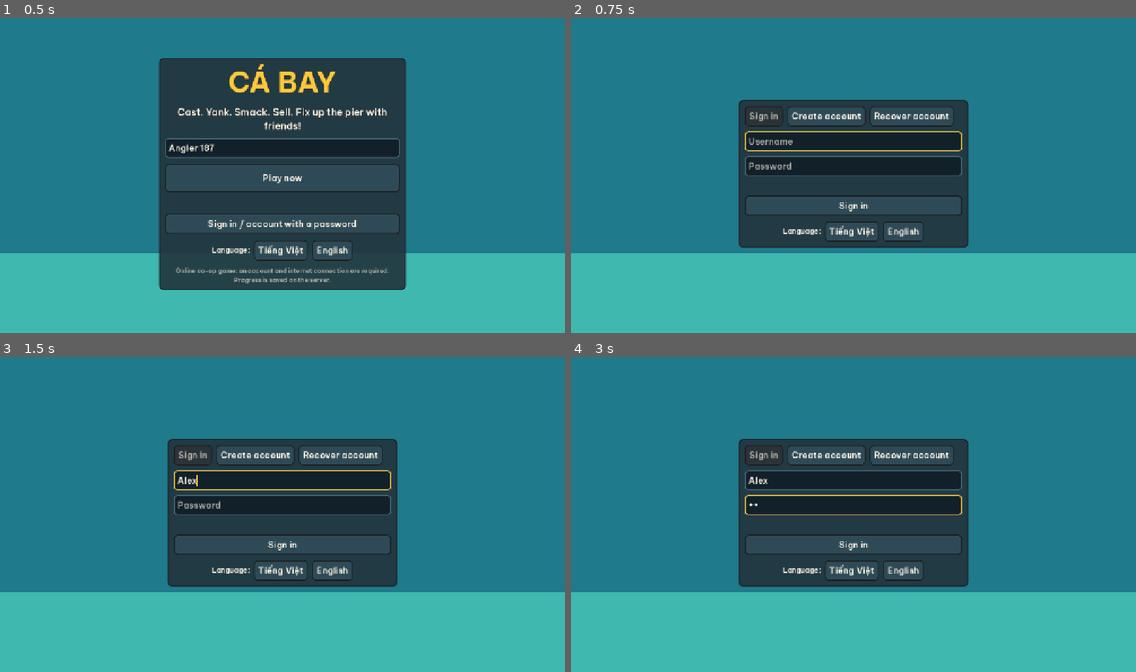
Above: before the commit, frames 1-4 (two rows, left to right).
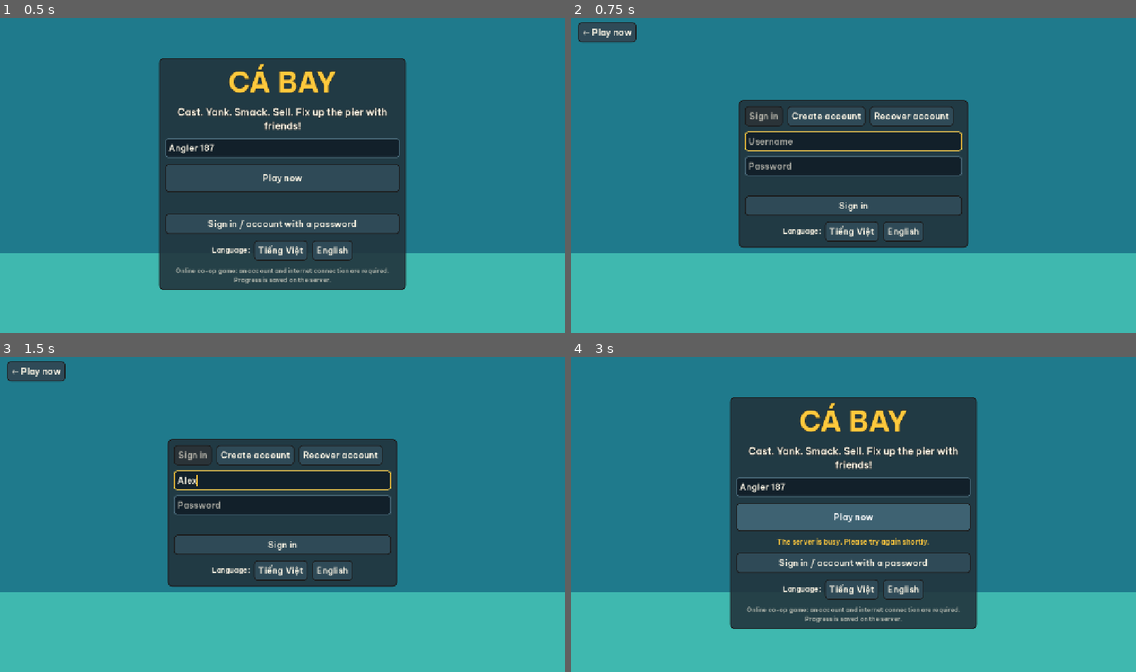
Above: after the commit, the same moments.

Repository: AnkhongphaiIT/AnkhongphaiIT
Game: Godot game, scene res://client/scenes/main.tscn
Same seed, same stepped clock (60 frames per second), same inputs: the game is played once before the commit and once after it.
Inputs (mouse positions are in pixels of both pictures, inside the frame that each line leads up to):
- Up to frame 1 (0.5 s): no input
- Up to frame 2 (0.75 s): click "Sign in / account with a pass…" at 0.5 s
- Up to frame 3 (1.5 s): click (282, 479) at 1.27 s; type "Alex" at 1.35 s
- Up to frame 4 (3 s): click (853, 505) at 1.5 s; type "12" at 1.58 s; click (604, 372) at 2 s, where only the run after the commit has a clickable "← Play now"; click (853, 517) at 2.75 s, where only the run after the commit has a clickable "Play now"

Frame 1 is identical in both runs. In frame 2, 0.6% of the frame differs, in the area x 1-12%, y 1-8%; in frame 3, 0.6%; in frame 4, 23%, in the area x 28-72%, y 12-87%.

Commit message:
Chơi ngay: nhãn nút 'Đặt mật khẩu' cho tài khoản khách, nút '← Chơi ngay' ở màn đăng nhập (không xê dịch khung giữa); E2E guest_upgrade PASS; coop2/save01_cross PASS; ghi P-041, TEST_RESULTS, runbook
Co-Authored-By: Claude Opus 5.5 <noreply@anthropic.com>
Claude-Session: https://claude.ai/code/session_01DfV78gi66j2Bw7DkNYuR7b

Diff:
--- a/ca-bay/client/scripts/ui/client_app.gd
+++ b/ca-bay/client/scripts/ui/client_app.gd
@@ -208,6 +208,10 @@
 	var p := UIKit.panel(v)
 	p.custom_minimum_size = Vector2(520, 0)
 	_set_screen("auth", p)
+	# lỡ bấm vào đăng nhập: quay lại "Chơi ngay" (nút góc trên trái, không đẩy lệch khung giữa)
+	var back := UIKit.button("← " + Loc.t("ui.quick.play"), show_boot)
+	back.position = Vector2(16, 16)
+	root_ui.add_child(back)
 	user.grab_focus()
 
 
--- a/ca-bay/client/scripts/ui/settings_menu.gd
+++ b/ca-bay/client/scripts/ui/settings_menu.gd
@@ -224,7 +224,7 @@
 	_status = UIKit.label("", 16, UIKit.C_GOLD)
 	v.add_child(_status)
 	v.add_child(UIKit.hbox([
-		UIKit.button(Loc.t("ui.account.change_password"), func(): _do_change_password(cur.text, pw.text, pw2.text)),
+		UIKit.button(Loc.t("ui.quick.set_password") if guest_secret != "" else Loc.t("ui.account.change_password"), func(): _do_change_password(cur.text, pw.text, pw2.text)),
 		UIKit.button(Loc.t("ui.menu.back"), _build),
 	]))
 	add_child(_panel(v))
--- a/ca-bay/tests/web/scenarios/guest_upgrade.json
+++ b/ca-bay/tests/web/scenarios/guest_upgrade.json
@@ -17,5 +17,28 @@
  {"shot": "u01_settings"},
  {"wheel": [640, 400, 400, 12]},
  {"wait": 800},
- {"shot": "u02_settings_bottom"}
+ {"shot": "u02_settings_bottom"},
+ {"click": [377, 533]},
+ {"wait": 1000},
+ {"shot": "u03_set_password"},
+ {"click": [640, 291]},
+ {"type": "caubaycuala2026"},
+ {"click": [640, 345]},
+ {"type": "caubaycuala2026"},
+ {"click": [579, 501]},
+ {"wait": 3500},
+ {"shot": "u04_after_set"},
+ {"click": [640, 341]},
+ {"type": "caubaycuala2026"},
+ {"click": [640, 431]},
+ {"waitlog": "CABAY_LOBBY", "fresh": true, "timeout": 30000},
+ {"wait": 1000},
+ {"shot": "u05_lobby_with_password"},
+ {"goto": "{BASE}/index.html?autotest=1"},
+ {"waitlog": "CABAY_BOOT", "fresh": true, "timeout": 120000},
+ {"wait": 2000},
+ {"shot": "u06_boot_after_upgrade"},
+ {"click": [640, 472]},
+ {"wait": 1000},
+ {"shot": "u07_auth_back_button"}
 ]
Not shown, changed: ca-bay/reports/DECISIONS.md
Not shown, changed: ca-bay/reports/TEST_RESULTS.md
Not shown, changed: ca-bay/server/ops/public/README.md
